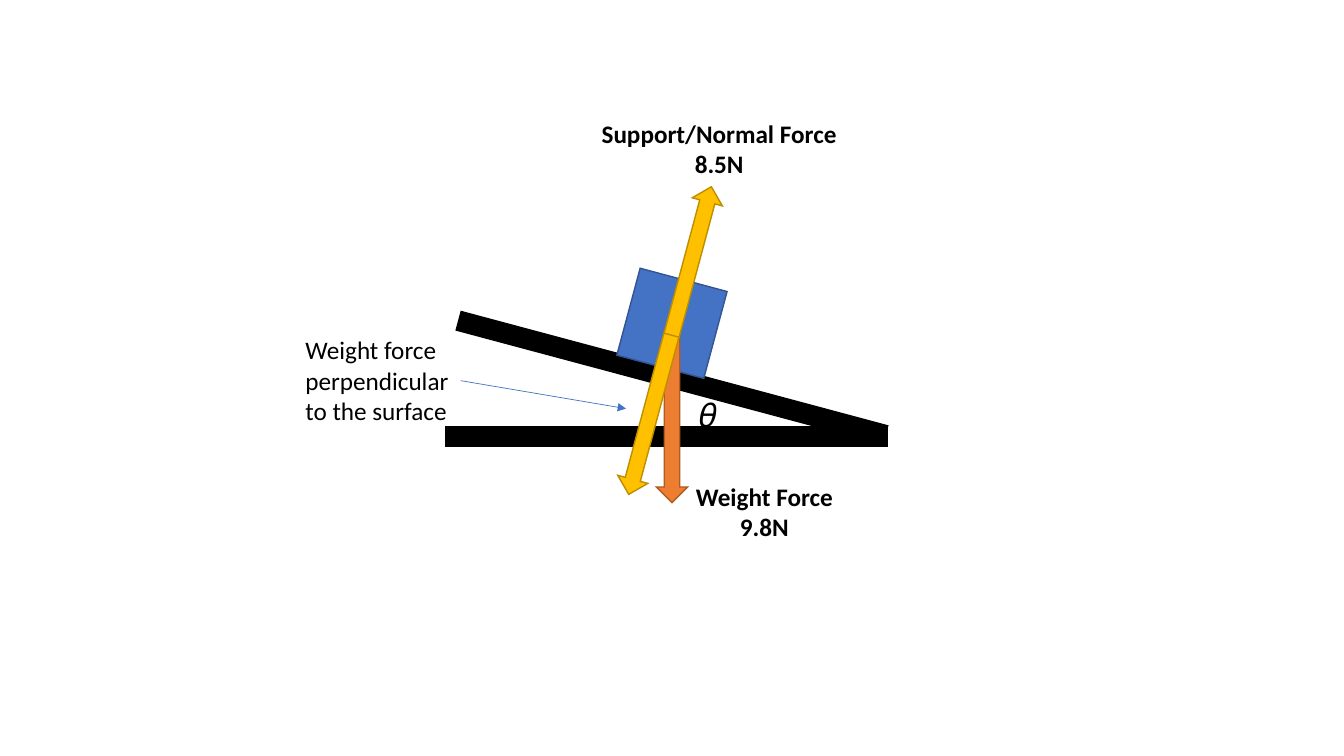
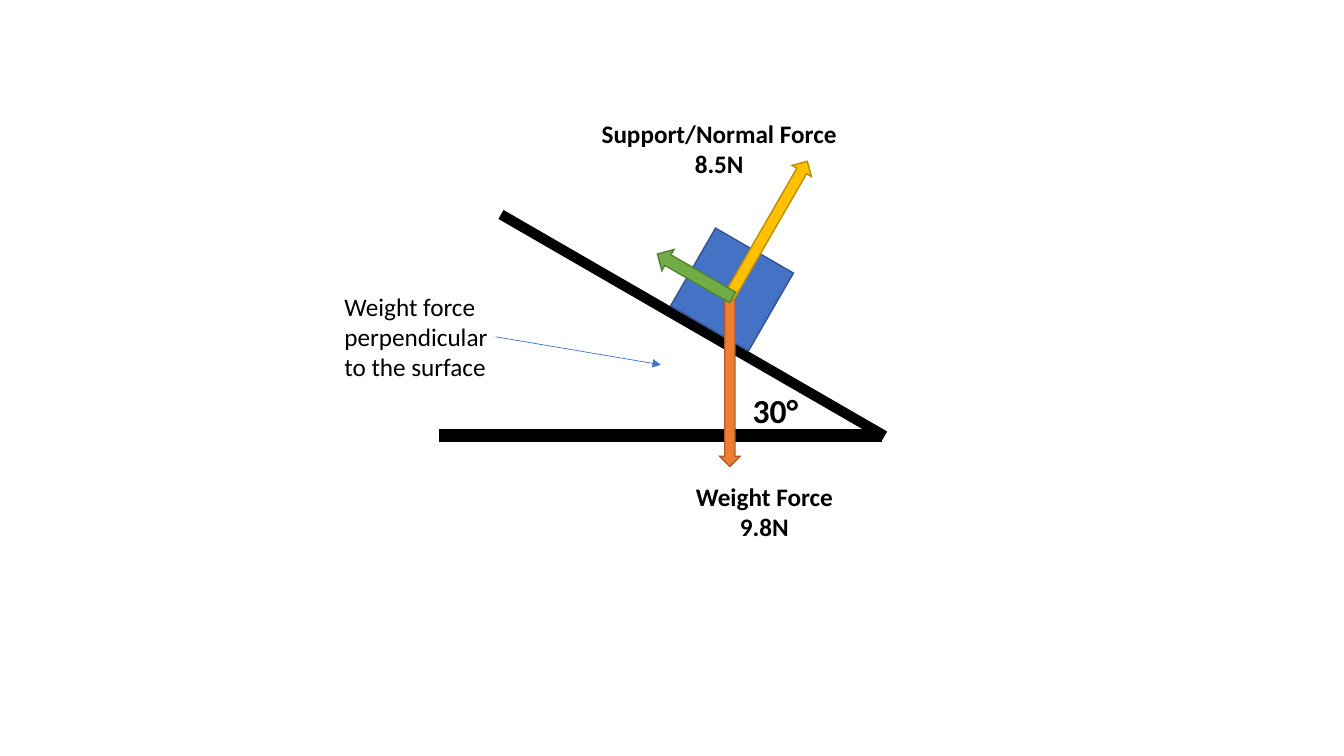
Before and after one commit to finnito/Science, a slide deck: slide 8 of content/12phy/as91171/assets/figures.pptx (slide 7 before the commit). Drawn at 1344x756 pixels with LibreOffice and Linux fonts; fonts in the diff are those of the drawing. Boxes give left, top, right and bottom in pixels: in the first picture for what was removed or moved away, otherwise in the second. Text is boxed around its words. In the diff, an @@ line names an element or a change of style, - is before the commit and + after.

Commit message:
Updates and clarifications to forces

```diff
--- a/content/12phy/as91171/assets/figures.pptx
+++ b/content/12phy/as91171/assets/figures.pptx
@@ up arrow at [720,156,817,303]: mirrored; rotation 15 to 210 degrees @@
@@ rectangle at [499,211,886,439]: rotation 15 to 30 degrees @@
@@ rectangle at [671,229,794,351]: rotation 15 to 30 degrees @@
@@ up arrow added at [651,243,738,307], fill #70AD47, outline #548235 1 pt @@
@@ text "Weight force perpendicular to the ...": place and size @@
-text "Weight force perpendicular to the ..." at [305,341,448,421]
+text "Weight force perpendicular to the ..." at [344,298,487,377]
@@ up arrow: place and size @@
-up arrow at [656,330,688,502]
+up arrow at [720,293,740,466]
@@ arrow moved from (461, 381) - (626, 408) to (496, 337) - (661, 365) @@
@@ up arrow removed at [614,331,687,499] @@
@@ text removed at [700,401,717,426] @@
-𝜃
@@ text added at [753,399,799,431], 24 pt, text #000000, bold @@
+30°
@@ rectangle: place and size @@
-rectangle at [447,427,888,447]
+rectangle at [441,431,882,442]
```
Also in this commit, not shown: 2 other slides changed, 1 slide added, 5 other files.
